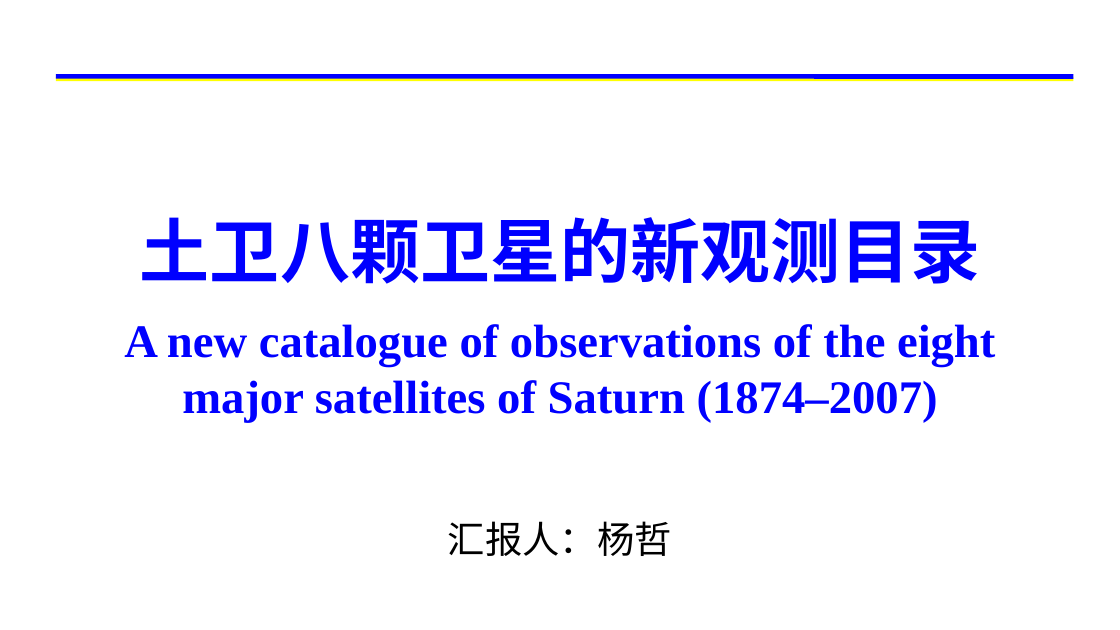
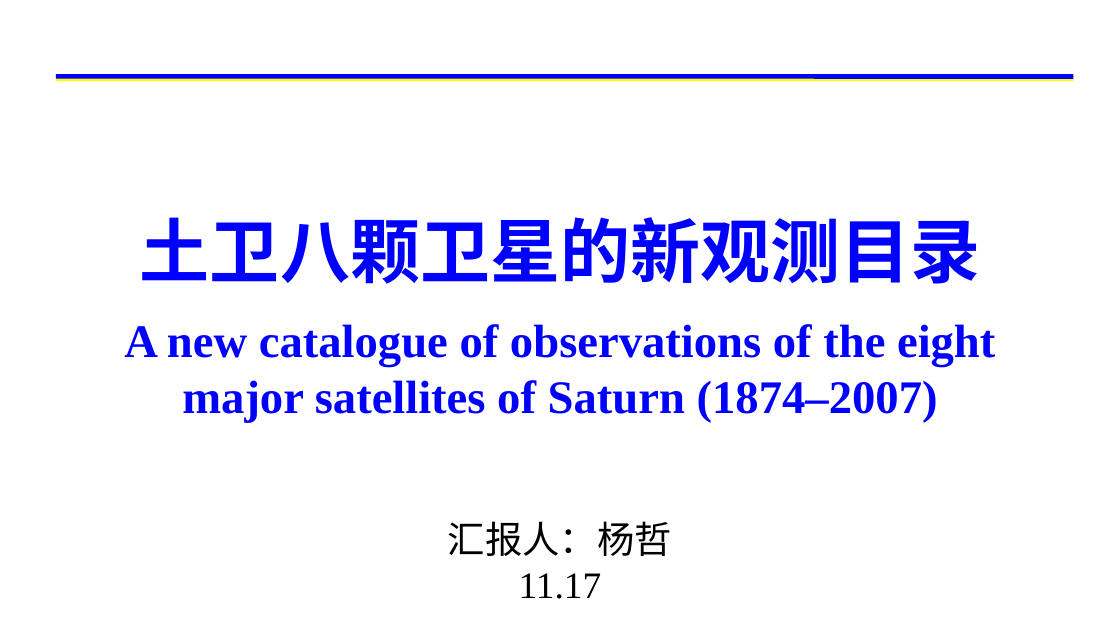
Before and after one commit to yangzhe6/COURSE, a slide deck: slide 1 of 组会/土卫八颗卫星的新观测目录.pptx. Drawn at 1120x630 pixels with LibreOffice and Linux fonts; fonts in the diff are those of the drawing; background and template pictures are left out. Boxes give left, top, right and bottom in pixels: in the first picture for what was removed or moved away, otherwise in the second. Text is boxed around its words. In the diff, an @@ line names an element or a change of style, - is before the commit and + after.

```diff
--- a/组会/土卫八颗卫星的新观测目录.pptx
+++ b/组会/土卫八颗卫星的新观测目录.pptx
@@ subtitle at (x1=519, y1=573, x2=602, y2=599): paragraph added @@
+11.17
```
Also in this commit, not shown: 1 other file.
